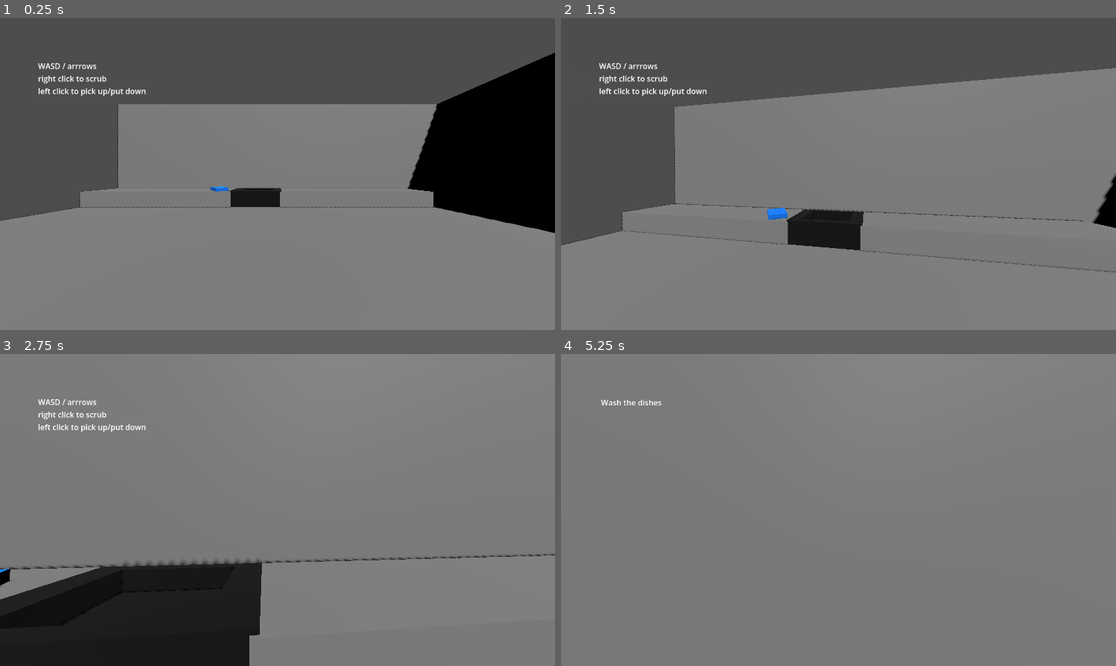
Above: before the commit, frames 1-4 (two rows, left to right).
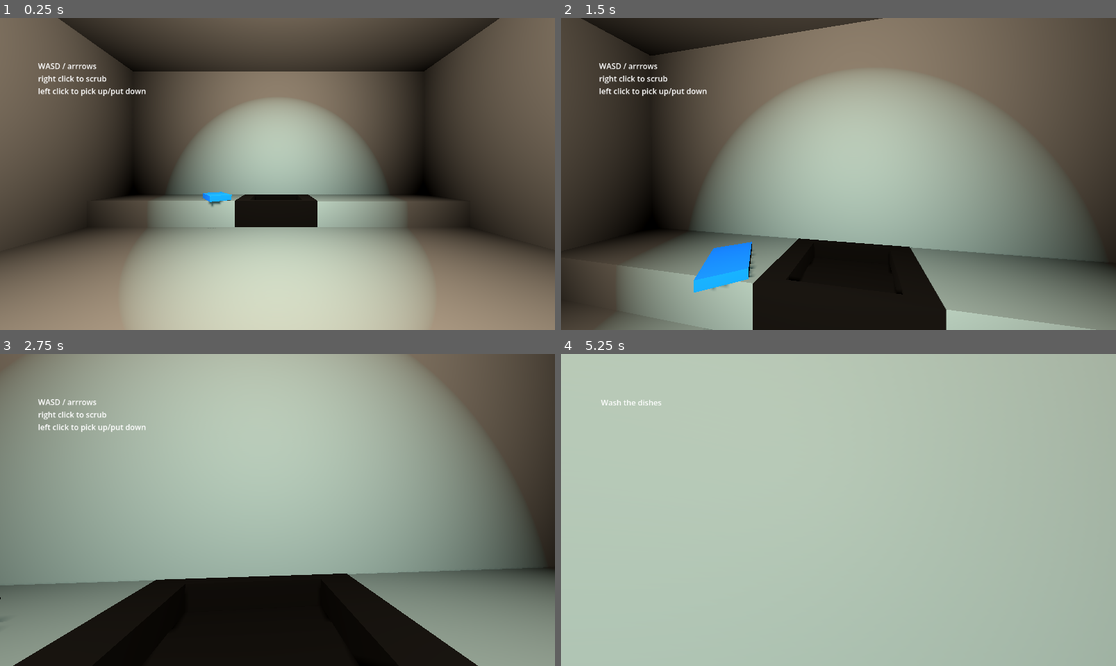
Above: after the commit, the same moments.

Repository: AKM372/STAR-Scholars-Project-2026
Game: Godot game, scene res://world.tscn
Two runs of this game, one before a commit and one after it. Both use one fixed random seed, a clock stepped at 60 frames per second and the inputs below.
Inputs (mouse positions are in pixels of both pictures, inside the frame that each line leads up to):
- Up to frame 1 (0.25 s): no input
- Up to frame 2 (1.5 s): tap Enter at 0.5, 1.25 s; move the mouse to (866, 174) at 0.52 s; press the mouse at (866, 174) at 0.53 s; hold Up (forward) from 0.53 s (still down); tap Space (jump) at 0.77 s; move the mouse to (810, 174) at 1.27 s; release the mouse at (810, 174) at 1.28 s; right-click (810, 174) at 1.35 s
- Up to frame 3 (2.75 s): keep holding Up (forward); tap Space (jump) at 1.52 s; tap Enter at 2 s; move the mouse to (288, 503) at 2.02 s; press the mouse at (288, 503) at 2.03 s
- Up to frame 4 (5.25 s): keep holding Up (forward); tap Enter at 2.75 s; move the mouse to (832, 516) at 2.77 s; release the mouse at (832, 516) at 2.78 s; right-click (832, 516) at 2.85 s; tap Space (jump) at 3.02, 3.77, 4.52 s; move the mouse to (877, 513) at 3.52 s; press the mouse at (877, 513) at 3.53 s; move the mouse to (794, 506) at 4.27 s; release the mouse at (794, 506) at 4.28 s; right-click (794, 506) at 4.35 s; tap R (reset) at 5 s; move the mouse to (844, 510) at 5.02 s; press the mouse at (844, 510) at 5.03 s

The runs differ from the first frame. In frame 1, 78% of the frame differs, in the area x 0-100%, y 0-100%; in frame 2, 81%; in frame 3, 77%; in frame 4, 100%.

Commit message:
Basic lighting and room size smaller
I added some basic lighting to illuminate the room, with a blue spotlight on the sink. i want the sink to be the focal point, the place where the player has to look at first. i also made the room smaller and added a ceiling. i think that enclosing the space gives a sense of clusterphobia that i appreciate.

Diff:
--- a/world.tscn
+++ b/world.tscn
@@ -20,134 +20,147 @@
 
 [sub_resource type="BoxShape3D" id="BoxShape3D_ioo17"]
 
-[node name="World" type="Node3D"]
+[node name="World" type="Node3D" unique_id=1850648427]
 script = ExtResource("1_aqk2v")
 plate = ExtResource("4_036b0")
 
-[node name="DirectionalLight3D" type="DirectionalLight3D" parent="."]
-transform = Transform3D(-0.8660254, -0.43301278, 0.24999999, 0.46625343, -0.5188037, 0.7165546, -0.18057634, 0.7371178, 0.6511908, 0, 4.7142344, 0)
+[node name="DirectionalLight3D" type="DirectionalLight3D" parent="." unique_id=187175185]
+transform = Transform3D(-0.8660254, -0.4330128, 0.25000003, 0.2196067, 0.119781405, 0.96820736, -0.4491915, 0.89339375, -0.0086412225, 0, 18.618744, 0)
 shadow_enabled = true
 
-[node name="Floor" type="StaticBody3D" parent="." groups=["world"]]
+[node name="Floor" type="StaticBody3D" parent="." unique_id=280324015 groups=["world"]]
 
-[node name="CollisionShape3D" type="CollisionShape3D" parent="Floor" groups=["world"]]
+[node name="CollisionShape3D" type="CollisionShape3D" parent="Floor" unique_id=1837787373 groups=["world"]]
 transform = Transform3D(41, 0, 0, 0, 0.5, 0, 0, 0, 41, 0, -0.5, 0)
 shape = SubResource("BoxShape3D_gv5m4")
 debug_color = Color(0.12941177, 0.5137255, 0.7294118, 1)
 
-[node name="MeshInstance3D" type="MeshInstance3D" parent="Floor" groups=["world"]]
+[node name="MeshInstance3D" type="MeshInstance3D" parent="Floor" unique_id=1797835147 groups=["world"]]
 transform = Transform3D(40, 0, 0, 0, 0.5, 0, 0, 0, 40, 0, -0.5, 0)
 mesh = SubResource("BoxMesh_f3sb7")
 
-[node name="player" parent="." instance=ExtResource("2_tlwt5")]
+[node name="player" parent="." unique_id=1351330524 instance=ExtResource("2_tlwt5")]
 
-[node name="sponge" parent="." instance=ExtResource("3_aqk2v")]
-transform = Transform3D(-0.80753726, 0, -0.5898167, 0, 1, 0, 0.5898167, 0, -0.80753726, -3.0273283, 0.7875285, -8.328445)
+[node name="sponge" parent="." unique_id=132052505 instance=ExtResource("3_aqk2v")]
+transform = Transform3D(-0.80753726, 0, -0.5898167, 0, 1, 0, 0.5898167, 0, -0.80753726, -1.9431211, 0.7875285, -5.083469)
 
-[node name="Room" type="Node3D" parent="."]
+[node name="Room" type="Node3D" parent="." unique_id=2117490028]
 
-[node name="Walls" type="Node3D" parent="Room"]
+[node name="Walls" type="Node3D" parent="Room" unique_id=284520398]
 
-[node name="Wall3" type="StaticBody3D" parent="Room/Walls"]
-transform = Transform3D(-4.371139e-08, 0, 1, 0, 1, 0, -1, 0, -4.371139e-08, 0, 0, 0)
+[node name="Wall" type="StaticBody3D" parent="Room/Walls" unique_id=1949417623]
+transform = Transform3D(0.58473295, 0, 0, 0, 1, 0, 0, 0, 1, -1.0663548, 2.4356594, 3.7165017)
 
-[node name="MeshInstance3D" type="MeshInstance3D" parent="Room/Walls/Wall3" groups=["world"]]
-transform = Transform3D(20, 0, 0, 0, 6, 0, 0, 0, 1, 0, 2.5, 9.984354)
+[node name="MeshInstance3D" type="MeshInstance3D" parent="Room/Walls/Wall" unique_id=1839063672 groups=["world"]]
+transform = Transform3D(20, 0, 0, 0, 6, 0, 0, 0, 1, 1.9326038, 0, 0)
 mesh = SubResource("BoxMesh_036b0")
 
-[node name="CollisionShape3D" type="CollisionShape3D" parent="Room/Walls/Wall3" groups=["world"]]
-transform = Transform3D(20, 0, 0, 0, 6, 0, 0, 0, 1, 0, 2.5, 9.984354)
+[node name="CollisionShape3D" type="CollisionShape3D" parent="Room/Walls/Wall" unique_id=1362153832 groups=["world"]]
+transform = Transform3D(20, 0, 0, 0, 6, 0, 0, 0, 1, 2.0236769, 0, 0)
 shape = SubResource("BoxShape3D_dwbse")
 
-[node name="Wall" type="StaticBody3D" parent="Room/Walls"]
+[node name="Wall2" type="StaticBody3D" parent="Room/Walls" unique_id=2010821339]
+transform = Transform3D(0.58473295, 0, 0, 0, 1, 0, 0, 0, 1, -1.0663548, 2.4356594, -6.883247)
 
-[node name="MeshInstance3D" type="MeshInstance3D" parent="Room/Walls/Wall" groups=["world"]]
-transform = Transform3D(20, 0, 0, 0, 6, 0, 0, 0, 1, 0, 2.5, 9.984354)
+[node name="MeshInstance3D" type="MeshInstance3D" parent="Room/Walls/Wall2" unique_id=2133366753 groups=["world"]]
+transform = Transform3D(20, 0, 0, 0, 6, 0, 0, 0, 1, 1.9326038, 0, 0)
 mesh = SubResource("BoxMesh_036b0")
 
-[node name="CollisionShape3D" type="CollisionShape3D" parent="Room/Walls/Wall" groups=["world"]]
-transform = Transform3D(20, 0, 0, 0, 6, 0, 0, 0, 1, 0, 2.5, 9.984354)
+[node name="CollisionShape3D" type="CollisionShape3D" parent="Room/Walls/Wall2" unique_id=4371053 groups=["world"]]
+transform = Transform3D(20, 0, 0, 0, 6, 0, 0, 0, 1, 1.9279895, 0, 0)
 shape = SubResource("BoxShape3D_dwbse")
 
-[node name="Wall2" type="StaticBody3D" parent="Room/Walls"]
-transform = Transform3D(-4.371139e-08, 0, -1, 0, 1, 0, 1, 0, -4.371139e-08, 0, 0, 0)
+[node name="Wall3" type="StaticBody3D" parent="Room/Walls" unique_id=1932885033]
+transform = Transform3D(-2.5559489e-08, 0, 1, 0, 1, 0, -0.58473295, 0, -4.371139e-08, -6.2513123, 2.4356594, -0.44034338)
 
-[node name="MeshInstance3D" type="MeshInstance3D" parent="Room/Walls/Wall2" groups=["world"]]
-transform = Transform3D(20, 0, 0, 0, 6, 0, 0, 0, 1, 0, 2.5, 9.984354)
+[node name="MeshInstance3D" type="MeshInstance3D" parent="Room/Walls/Wall3" unique_id=1044303994 groups=["world"]]
+transform = Transform3D(20, 0, 0, 0, 6, 0, 0, 0, 1, 1.9326038, 0, 0)
 mesh = SubResource("BoxMesh_036b0")
 
-[node name="CollisionShape3D" type="CollisionShape3D" parent="Room/Walls/Wall2" groups=["world"]]
-transform = Transform3D(20, 0, 0, 0, 6, 0, 0, 0, 1, 0, 2.5, 9.984354)
+[node name="CollisionShape3D" type="CollisionShape3D" parent="Room/Walls/Wall3" unique_id=1394778332 groups=["world"]]
+transform = Transform3D(20, 0, 0, 0, 6, 0, 0, 0, 1, 1.9279895, 0, 0)
 shape = SubResource("BoxShape3D_dwbse")
 
-[node name="Wall4" type="StaticBody3D" parent="Room/Walls"]
-transform = Transform3D(-1, 0, -8.742278e-08, 0, 1, 0, 8.742278e-08, 0, -1, 0, 0, 0)
+[node name="Wall4" type="StaticBody3D" parent="Room/Walls" unique_id=257272294]
+transform = Transform3D(-2.5559489e-08, 0, 1, 0, 1, 0, -0.58473295, 0, -4.371139e-08, 6.3313036, 2.4356594, -0.44034338)
 
-[node name="MeshInstance3D" type="MeshInstance3D" parent="Room/Walls/Wall4" groups=["world"]]
-transform = Transform3D(20, 0, 0, 0, 6, 0, 0, 0, 1, 0, 2.5, 9.984354)
+[node name="MeshInstance3D" type="MeshInstance3D" parent="Room/Walls/Wall4" unique_id=1025691120 groups=["world"]]
+transform = Transform3D(20, 0, 0, 0, 6, 0, 0, 0, 1, 1.9326038, 0, 0)
 mesh = SubResource("BoxMesh_036b0")
 
-[node name="CollisionShape3D" type="CollisionShape3D" parent="Room/Walls/Wall4" groups=["world"]]
-transform = Transform3D(20, 0, 0, 0, 6, 0, 0, 0, 1, 0, 2.5, 9.984354)
+[node name="CollisionShape3D" type="CollisionShape3D" parent="Room/Walls/Wall4" unique_id=70259855 groups=["world"]]
+transform = Transform3D(20, 0, 0, 0, 6, 0, 0, 0, 1, 1.9279895, 0, 0)
 shape = SubResource("BoxShape3D_dwbse")
 
-[node name="Counters" type="Node3D" parent="Room"]
+[node name="Wall5" type="StaticBody3D" parent="Room/Walls" unique_id=861214097]
+transform = Transform3D(-2.5559487e-08, 2.198268, -4.3711385e-08, 0, -9.6089344e-08, -0.99999994, -0.5847329, -9.6089344e-08, 1.9106853e-15, 0.12572193, 5.9719143, -0.44034338)
 
-[node name="Counter" type="StaticBody3D" parent="Room/Counters"]
-transform = Transform3D(1, 0, 0, 0, 1, 0, 0, 0, 1, -5.9235177, 0, -8.534194)
+[node name="MeshInstance3D" type="MeshInstance3D" parent="Room/Walls/Wall5" unique_id=1651329030 groups=["world"]]
+transform = Transform3D(20, 0, 0, 0, 6, 0, 0, 0, 1, 1.9326038, 0, 0)
+mesh = SubResource("BoxMesh_036b0")
 
-[node name="MeshInstance3D" type="MeshInstance3D" parent="Room/Counters/Counter"]
+[node name="CollisionShape3D" type="CollisionShape3D" parent="Room/Walls/Wall5" unique_id=120311932 groups=["world"]]
+transform = Transform3D(20, 0, 0, 0, 6, 0, 0, 0, 1, 1.9279895, 0, 0)
+shape = SubResource("BoxShape3D_dwbse")
+
+[node name="Counters" type="Node3D" parent="Room" unique_id=1706454921]
+
+[node name="Counter" type="StaticBody3D" parent="Room/Counters" unique_id=440819307]
+transform = Transform3D(0.6127335, 0, 0, 0, 1, 0, 0, 0, 1, -3.5244734, 0, -5.697894)
+
+[node name="MeshInstance3D" type="MeshInstance3D" parent="Room/Counters/Counter" unique_id=569222065]
+transform = Transform3D(7.3470025, 0, 0, 0, 1, 0, 0, 0, 1.747736, 0, 0.035544395, 0)
+mesh = SubResource("BoxMesh_pkg7o")
+
+[node name="CollisionShape3D" type="CollisionShape3D" parent="Room/Counters/Counter" unique_id=413037433]
+transform = Transform3D(8.099991, 0, 0, 0, 1, 0, 0, 0, 1.7238448, 0.31459332, 0.053461254, 0)
+shape = SubResource("BoxShape3D_gbfbk")
+
+[node name="Counter2" type="StaticBody3D" parent="Room/Counters" unique_id=783591454]
+transform = Transform3D(0.6776758, 0, 0, 0, 1, 0, 0, 0, 1, 3.703329, 0.031633496, -5.6999097)
+
+[node name="MeshInstance3D" type="MeshInstance3D" parent="Room/Counters/Counter2" unique_id=1751561187]
 transform = Transform3D(7.3470025, 0, 0, 0, 1, 0, 0, 0, 1.747736, 0, 0, 0)
 mesh = SubResource("BoxMesh_pkg7o")
 
-[node name="CollisionShape3D" type="CollisionShape3D" parent="Room/Counters/Counter"]
-transform = Transform3D(8.099991, 0, 0, 0, 1, 0, 0, 0, 1.7238448, 0, 0, 0)
+[node name="CollisionShape3D" type="CollisionShape3D" parent="Room/Counters/Counter2" unique_id=142687132]
+transform = Transform3D(8.100489, 0, 0, 0, 1, 0, 0, 0, 1.7238448, -0.26555586, 0.0134676695, 0)
 shape = SubResource("BoxShape3D_gbfbk")
 
-[node name="Counter2" type="StaticBody3D" parent="Room/Counters"]
-transform = Transform3D(1, 0, 0, 0, 1, 0, 0, 0, 1, 3.788484, 0, -8.534194)
+[node name="Sink" type="StaticBody3D" parent="Room/Counters" unique_id=2096819903]
+transform = Transform3D(1, 0, 0, 0, 1, 0, 0, 0, 1, -1.2898853, -0.6318455, -6.3834543)
 
-[node name="MeshInstance3D" type="MeshInstance3D" parent="Room/Counters/Counter2"]
-transform = Transform3D(7.3470025, 0, 0, 0, 1, 0, 0, 0, 1.747736, 0, 0, 0)
-mesh = SubResource("BoxMesh_pkg7o")
-
-[node name="CollisionShape3D" type="CollisionShape3D" parent="Room/Counters/Counter2"]
-transform = Transform3D(8.100489, 0, 0, 0, 1, 0, 0, 0, 1.7238448, 0, 0, 0)
-shape = SubResource("BoxShape3D_gbfbk")
-
-[node name="Sink" type="StaticBody3D" parent="Room/Counters"]
-transform = Transform3D(1, 0, 0, 0, 1, 0, 0, 0, 1, -2.3066027, -0.6318455, -9.269196)
-
-[node name="MeshInstance3D" type="MeshInstance3D" parent="Room/Counters/Sink"]
+[node name="MeshInstance3D" type="MeshInstance3D" parent="Room/Counters/Sink" unique_id=1185638390]
 transform = Transform3D(0.024909219, 0, 0, 0, 0.023484161, 0, 0, 0, -0.031550262, 0, 0, 0)
 mesh = ExtResource("4_aqk2v")
 
-[node name="CollisionShape3D" type="CollisionShape3D" parent="Room/Counters/Sink"]
+[node name="CollisionShape3D" type="CollisionShape3D" parent="Room/Counters/Sink" unique_id=180844636]
 transform = Transform3D(2.3156729, 0, 0, 0, 0.8959757, 0, 0, 0, 1.747736, 1.5520134, 0.44247484, 0.78324413)
 shape = SubResource("BoxShape3D_ioo17")
 
-[node name="CollisionShape3D2" type="CollisionShape3D" parent="Room/Counters/Sink"]
+[node name="CollisionShape3D2" type="CollisionShape3D" parent="Room/Counters/Sink" unique_id=1221104436]
 transform = Transform3D(2.6069336, 0, 0, 0, 1.1731671, 0, 0, 0, 0.071564436, 1.2809347, 0.56272805, 0.027553558)
 shape = SubResource("BoxShape3D_ioo17")
 
-[node name="CollisionShape3D3" type="CollisionShape3D" parent="Room/Counters/Sink"]
+[node name="CollisionShape3D3" type="CollisionShape3D" parent="Room/Counters/Sink" unique_id=217522481]
 transform = Transform3D(2.6069336, 0, 0, 0, 1.1754922, 0, 0, 0, 0.10539116, 1.2780398, 0.61157167, 1.5499806)
 shape = SubResource("BoxShape3D_ioo17")
 
-[node name="PlateMarkers" type="Node3D" parent="."]
+[node name="PlateMarkers" type="Node3D" parent="." unique_id=422454012]
+transform = Transform3D(1, 0, 0, 0, 1, 0, 0, 0, 1, 1.0167174, 0, 2.8857412)
 
-[node name="Marker3D" type="Marker3D" parent="PlateMarkers"]
+[node name="Marker3D" type="Marker3D" parent="PlateMarkers" unique_id=428807202]
 transform = Transform3D(1, 0, 0, 0, 1, 0, 0, 0, 1, -1.748, 0.783, -8.531)
 
-[node name="Marker3D2" type="Marker3D" parent="PlateMarkers"]
+[node name="Marker3D2" type="Marker3D" parent="PlateMarkers" unique_id=507462027]
 transform = Transform3D(1, 0, 0, 0, 1, 0, 0, 0, 1, -1.237, 1.295, -8.486)
 
-[node name="Marker3D3" type="Marker3D" parent="PlateMarkers"]
+[node name="Marker3D3" type="Marker3D" parent="PlateMarkers" unique_id=856997436]
 transform = Transform3D(1, 0, 0, 0, 1, 0, 0, 0, 1, -0.43, 0.783, -8.505)
 
-[node name="CanvasLayer" type="CanvasLayer" parent="."]
+[node name="CanvasLayer" type="CanvasLayer" parent="." unique_id=154761196]
 
-[node name="Instructions" type="Label" parent="CanvasLayer"]
+[node name="Instructions" type="Label" parent="CanvasLayer" unique_id=1023766442]
 offset_left = 79.0
 offset_top = 88.0
 offset_right = 303.0
@@ -156,9 +169,31 @@
 right click to scrub
 left click to pick up/put down"
 
-[node name="Label" type="Label" parent="CanvasLayer"]
+[node name="Label" type="Label" parent="CanvasLayer" unique_id=1039937584]
 offset_left = 83.0
 offset_top = 89.0
 offset_right = 209.0
 offset_bottom = 112.0
 text = "Wash the dishes"
+
+[node name="SpotLight3D" type="SpotLight3D" parent="." unique_id=290487916]
+transform = Transform3D(1, 0, 0, 0, 0.90439856, 0.42668876, 0, -0.42668876, 0.90439856, 0, 4.890602, 3.581727)
+light_color = Color(0.6509804, 1, 1, 1)
+light_energy = 5.636
+light_indirect_energy = 12.011
+light_volumetric_fog_energy = 4.345
+light_specular = 0.0
+shadow_enabled = true
+shadow_bias = 2.927
+shadow_normal_bias = 8.29
+shadow_blur = 10.0
+spot_range = 19.890404
+spot_angle = 22.742197
+
+[node name="OmniLight3D" type="OmniLight3D" parent="." unique_id=1376735963]
+transform = Transform3D(1, 0, 0, 0, 1, 0, 0, 0, 1, 0, 4.2260656, 0)
+light_color = Color(1, 0.8980392, 0.76862746, 1)
+light_energy = 9.122
+light_indirect_energy = 10.271
+shadow_enabled = true
+omni_range = 9.394414
Not shown: 1 places in world.tscn that only renumber resources
